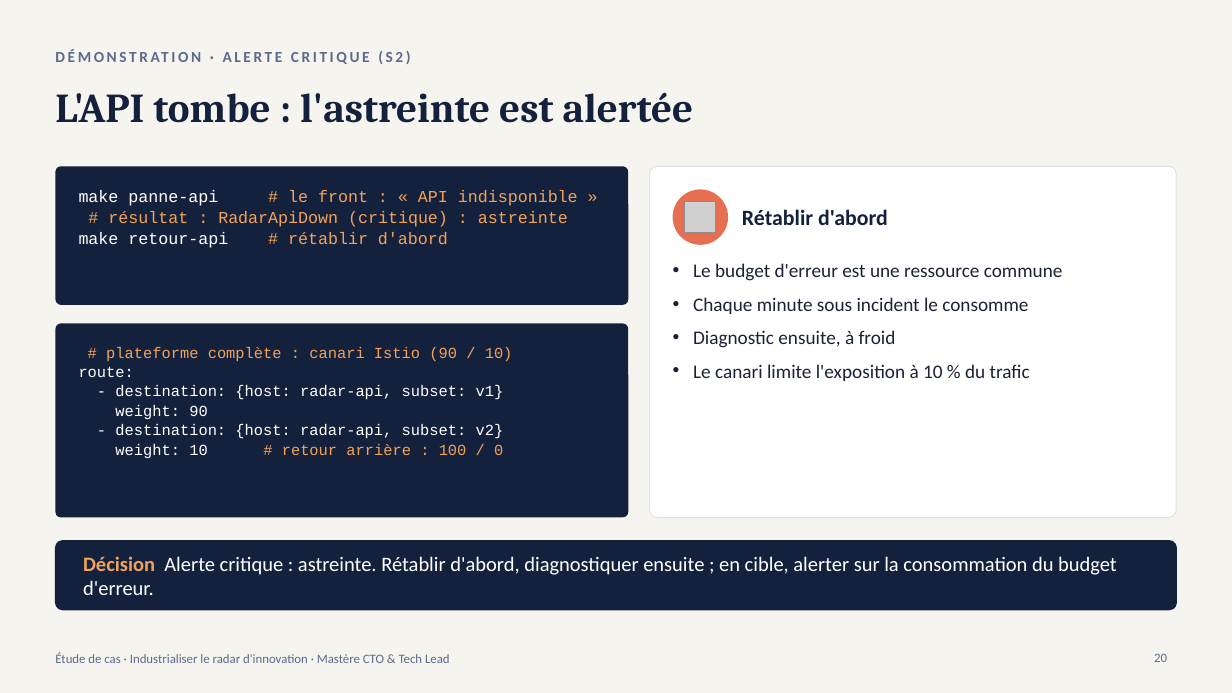
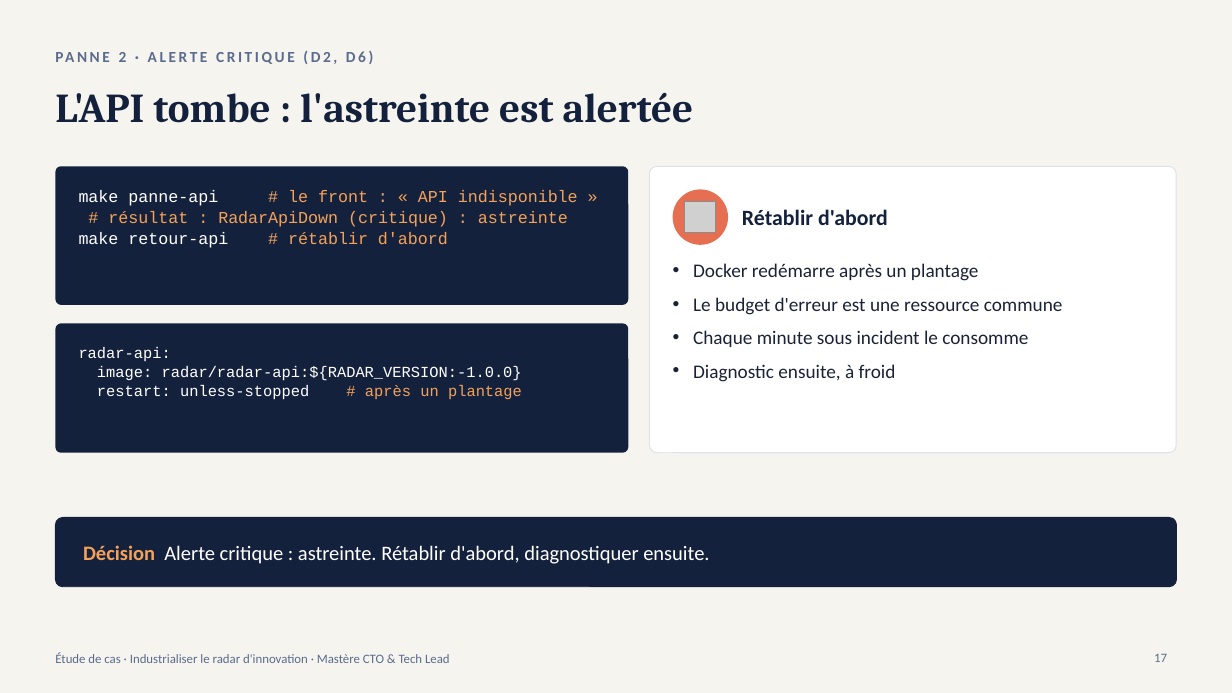
Before and after one commit to nderhore/radar-veille-ia-kubernetes, a slide deck: slide 17 of 03_slides-etude-de-cas.pptx (slide 20 before the commit). Drawn at 1232x693 pixels with LibreOffice and Linux fonts; fonts in the diff are those of the drawing; grey boxes stand for pictures. Boxes give left, top, right and bottom in pixels: in the first picture for what was removed or moved away, otherwise in the second. Text is boxed around its words. In the diff, an @@ line names an element or a change of style, - is before the commit and + after.

Commit message:
docs: adapte l'étude de cas, les diapositives et les runbooks à docker compose

```diff
--- a/03_slides-etude-de-cas.pptx
+++ b/03_slides-etude-de-cas.pptx
@@ rounded rectangle resized from (x1=650, y1=166, x2=1177, y2=518) to (x1=650, y1=166, x2=1177, y2=453) @@
@@ rounded rectangle at (x1=650, y1=166, x2=1177, y2=453): proportions changed @@
@@ text at (x1=128, y1=190, x2=284, y2=564): text changed @@
-DÉMONSTRATION · ALERTE CRITIQUE (S2)
+PANNE 2 · ALERTE CRITIQUE (D2, D6)
@@ text at (x1=693, y1=263, x2=979, y2=281): paragraph added @@
+• Docker redémarre après un plantage
@@ rounded rectangle at (x1=55, y1=323, x2=628, y2=453): proportions changed @@
@@ rounded rectangle resized from (x1=55, y1=323, x2=628, y2=518) to (x1=55, y1=323, x2=628, y2=453) @@
@@ text at (x1=79, y1=347, x2=522, y2=400): text changed @@
-# plateforme complète : canari Istio (90 / 10)
-route:
-- destination: {host: radar-api, subset: v1}
-weight: 90
-- destination: {host: radar-api, subset: v2}
-weight: 10 # retour arrière : 100 / 0
+radar-api:
+image: radar/radar-api:${RADAR_VERSION:-1.0.0}
+restart: unless-stopped # après un plantage
@@ text at (x1=693, y1=364, x2=1030, y2=381): paragraph removed @@
-• Le canari limite l'exposition à 10 % du trafic
@@ rounded rectangle moved from (x1=55, y1=541, x2=1177, y2=610) to (x1=55, y1=518, x2=1177, y2=587) @@
@@ text at (x1=83, y1=545, x2=709, y2=564): text changed @@
-Décision Alerte critique : astreinte. Rétablir d'abord, diagnostiquer ensuite ; en cible, alerter sur la consommation du budget d'erreur.
+Décision Alerte critique : astreinte. Rétablir d'abord, diagnostiquer ensuite.
@@ page number at (x1=1154, y1=654, x2=1167, y2=662): text changed @@
-20
+17
```
Also in this commit, not shown: 13 other slides changed, 7 slides added, 8 slides removed, 5 other files.
